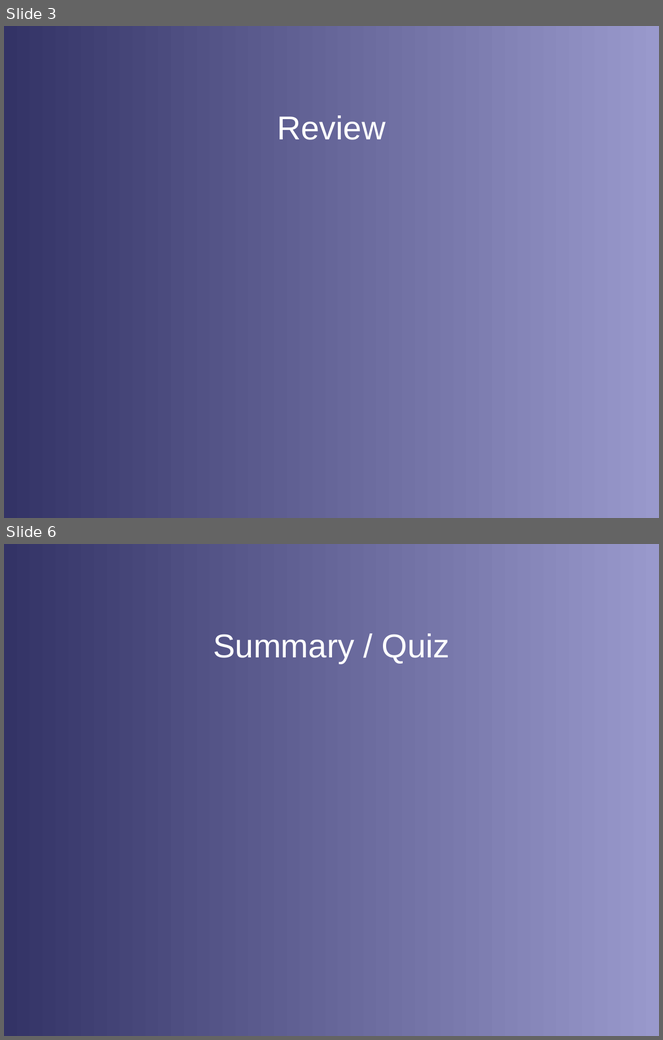
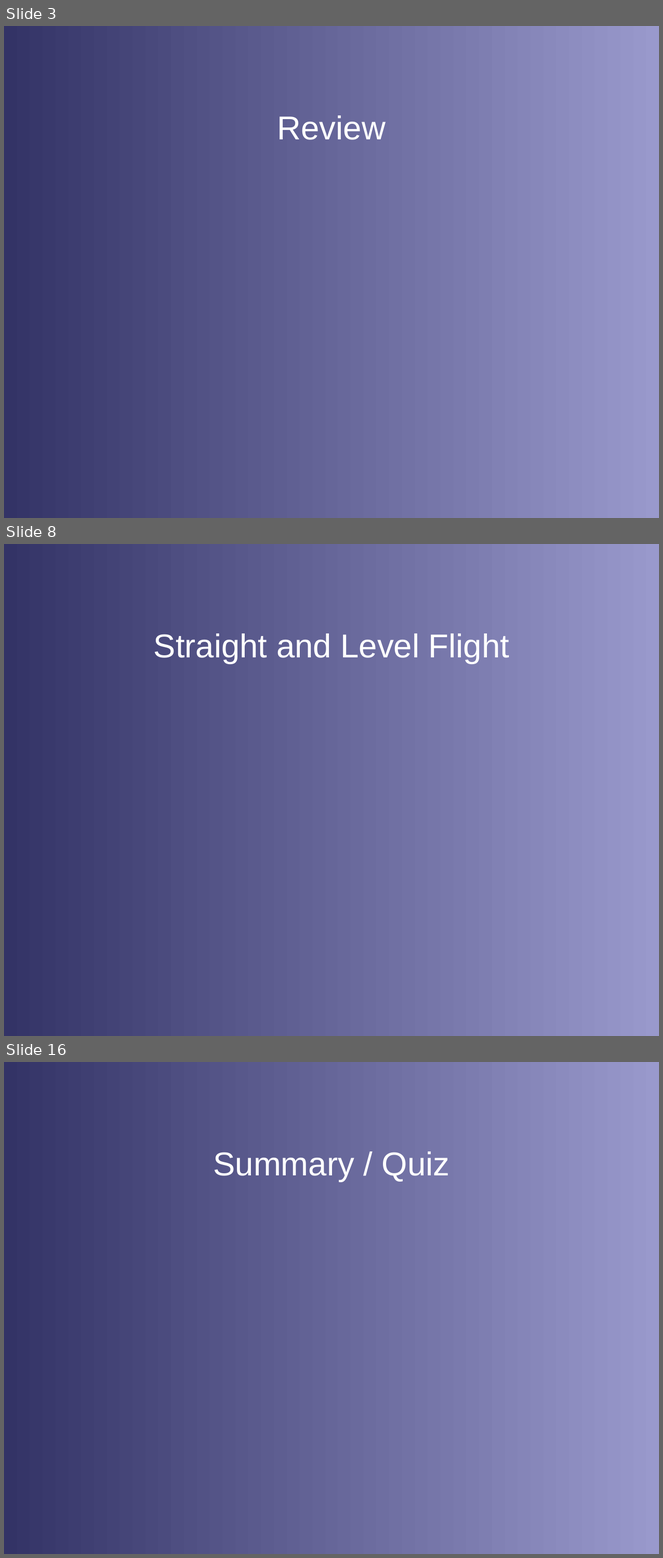
Before and after one commit to stephanheinemann/flight, a slide deck: FI/Instruments/Instruments.odp. Shown one above the other, each under a label of ours: slides 3 and 6 before the commit, slides 3, 8 and 16 after it; the slides between them are not shown. The pictures are 663x1040 and 663x1558 pixels, drawn with LibreOffice and Linux fonts; fonts in the diff are those of the drawing; background and template pictures are left out. Boxes give left, top, right and bottom in pixels: in the first picture for what was removed or moved away, otherwise in the second. Text is boxed around its words. In the diff, an @@ line names an element or a change of style, - is before the commit and + after.

```diff
--- a/FI/Instruments/Instruments.odp
+++ b/FI/Instruments/Instruments.odp
@@ slide 8 added at <box>4,544,659,1036</box>, background gradient #333366 to #9999CC @@
@@ title added at <box>154,633,509,664</box>, 40 pt, text #FFFFFF @@
+Straight and Level Flight
@@ what was slide 6 is now slide 16 @@
```
Also in this commit, not shown: 2 slides changed, 10 other slides added, 1 slide removed, 1 other file.
